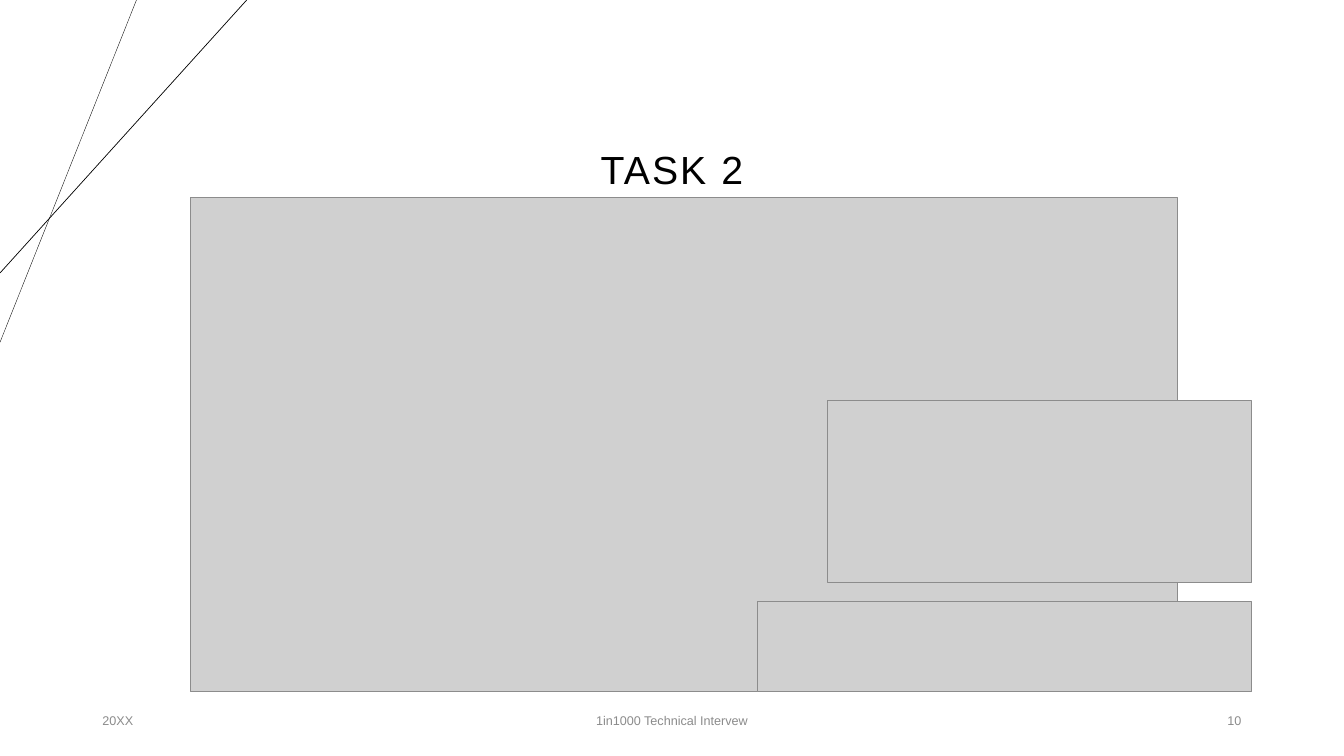
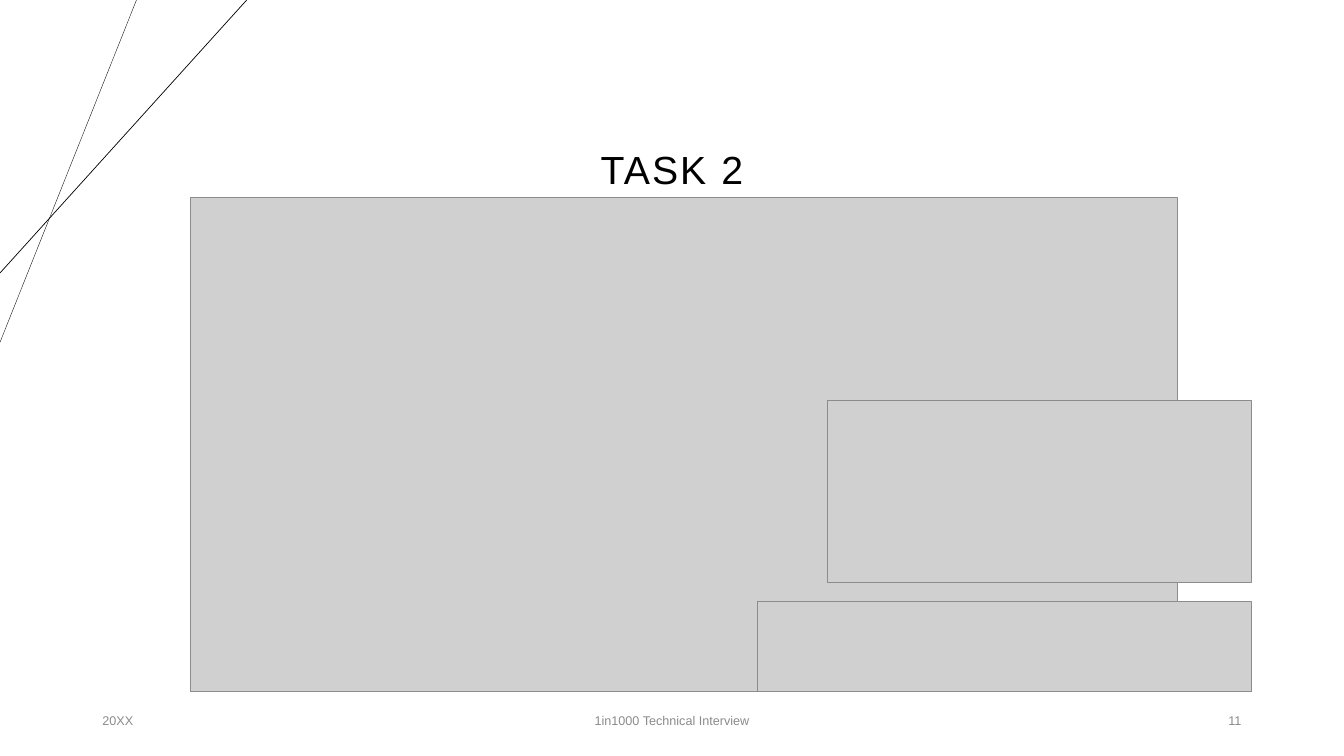
Before and after one commit to moweyssi/1in1000, a slide deck: slide 11 of 1in1000.pptx (slide 10 before the commit). Drawn at 1344x756 pixels with LibreOffice and Linux fonts; fonts in the diff are those of the drawing; grey boxes stand for pictures. Boxes give left, top, right and bottom in pixels: in the first picture for what was removed or moved away, otherwise in the second. Text is boxed around its words. In the diff, an @@ line names an element or a change of style, - is before the commit and + after.

```diff
--- a/1in1000.pptx
+++ b/1in1000.pptx
@@ text at bbox=[595, 716, 749, 725]: text changed @@
-1in1000 Technical Intervew
+1in1000 Technical Interview
@@ page number at bbox=[1228, 716, 1241, 725]: text changed @@
-10
+11
```
Also in this commit, not shown: 14 other slides changed, 1 slide added, 4 other files.
